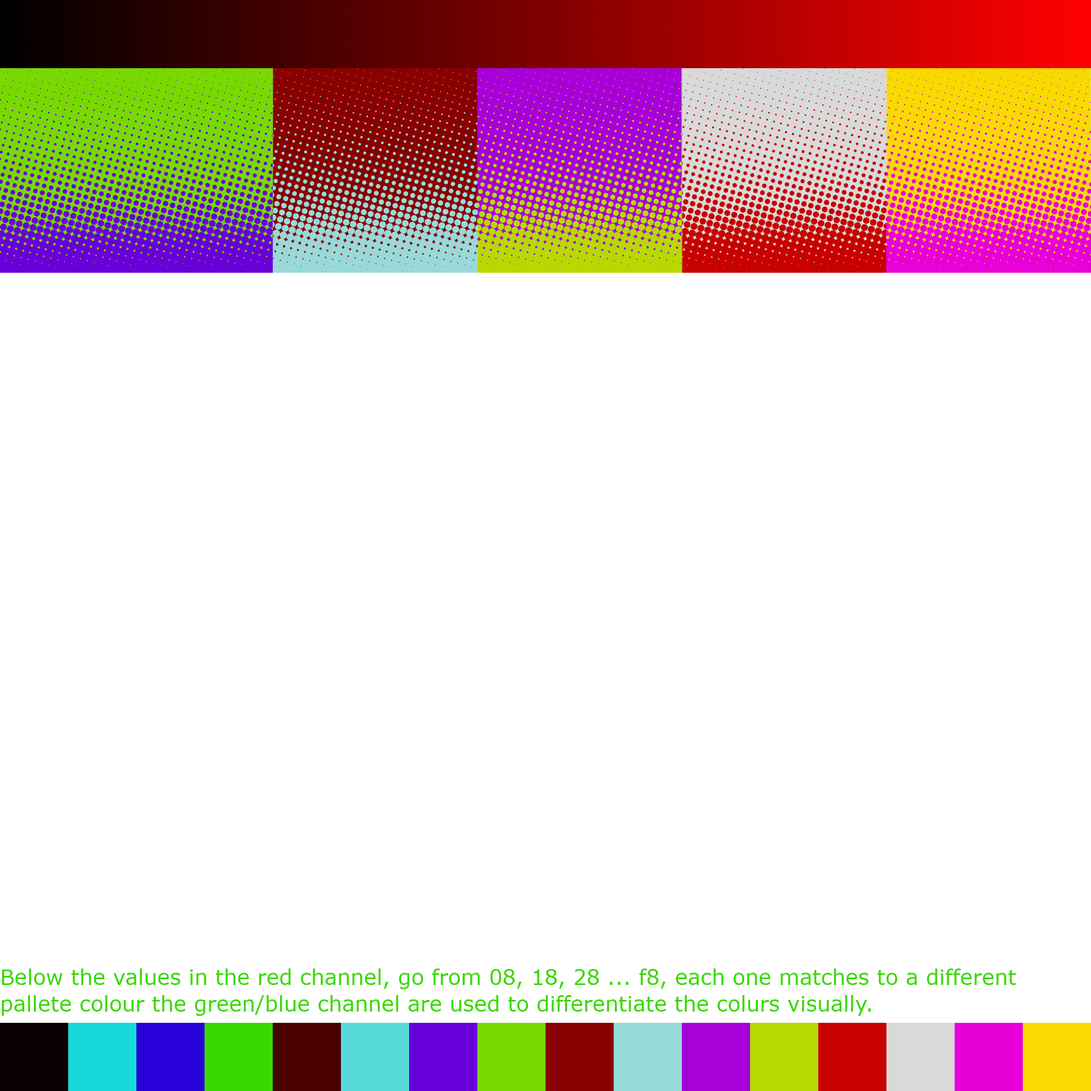
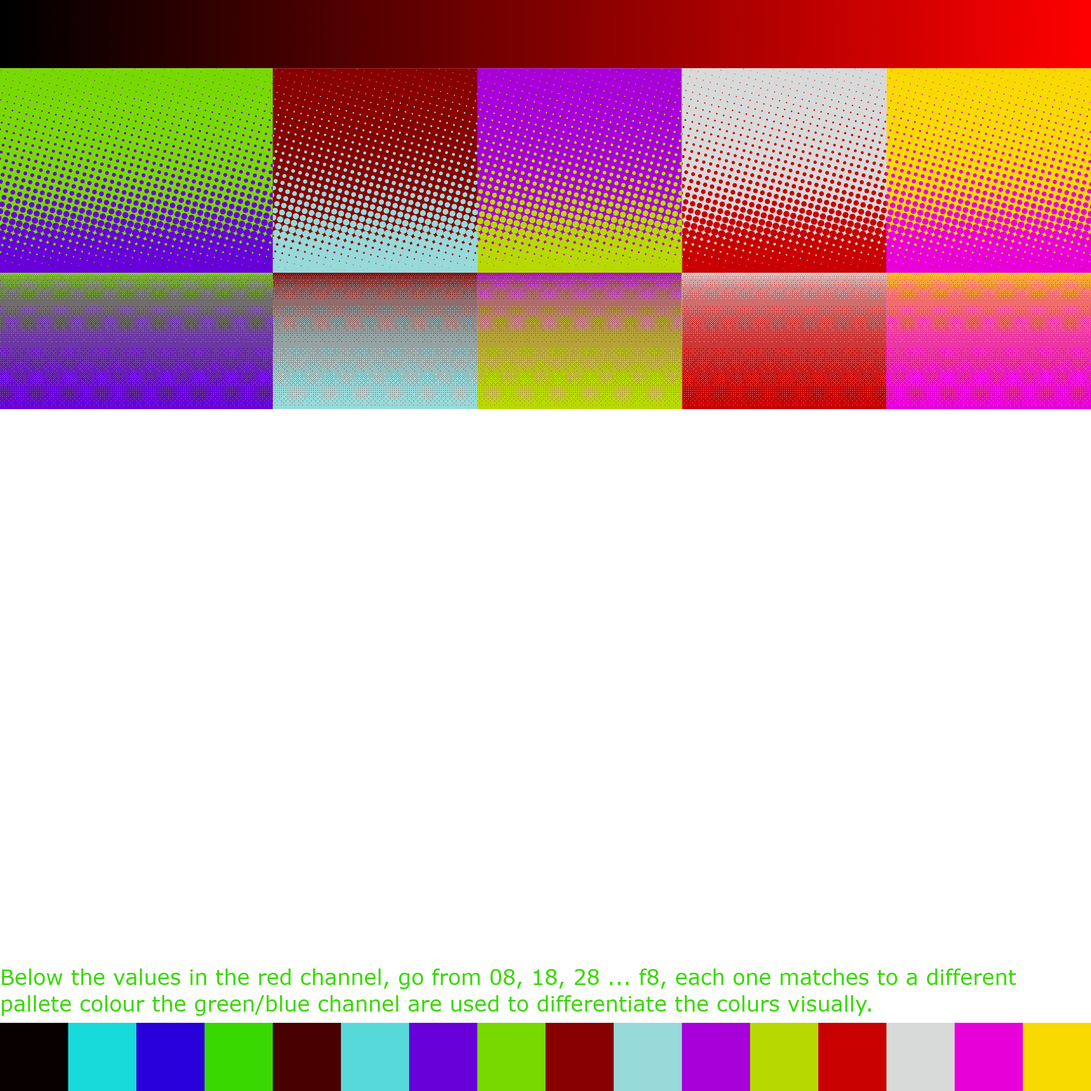
Layered file, before and after one edit (1091×1091). Changes by layer:
painted on "Layer #1" over [left=0, top=68, right=1091, bottom=410]
painted on "Layer" over [left=0, top=68, right=1091, bottom=408]
